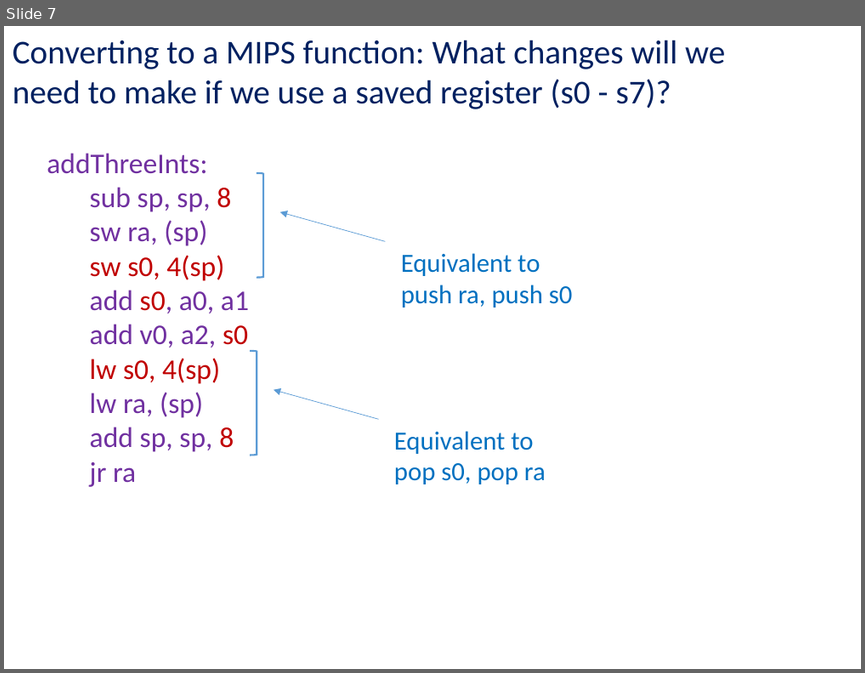
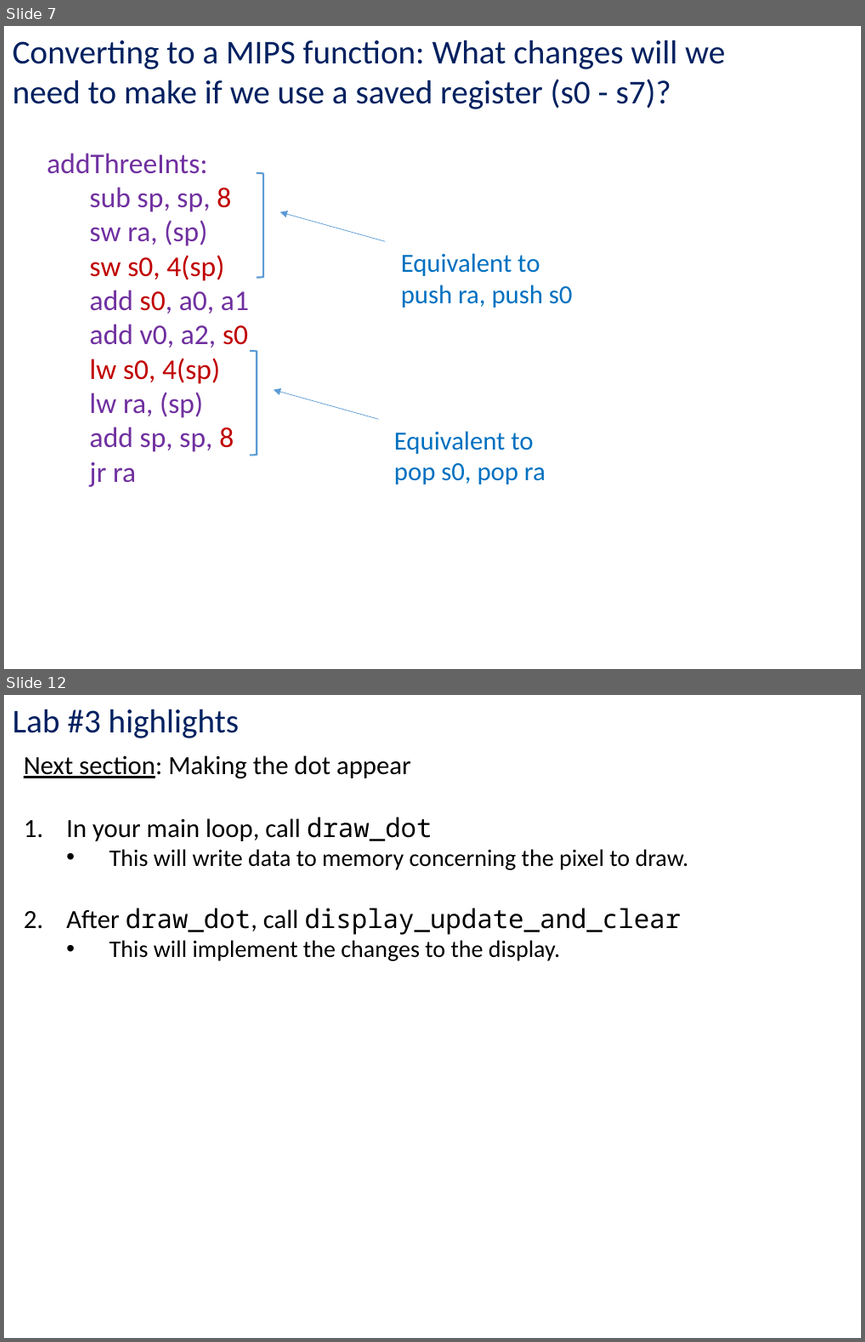
Before and after one commit to kc13/CS447JB, a slide deck: cs447jb_rec2_feb2_and_feb5.pptx. Shown one above the other, each under a label of ours: slide 7 before the commit, slides 7 and 12 after it; the slides between them are not shown. The pictures are 865x673 and 865x1342 pixels, drawn with LibreOffice and Linux fonts; fonts in the diff are those of the drawing. Boxes give left, top, right and bottom in pixels: in the first picture for what was removed or moved away, otherwise in the second. Text is boxed around its words. In the diff, an @@ line names an element or a change of style, - is before the commit and + after.

```diff
--- a/cs447jb_rec2_feb2_and_feb5.pptx
+++ b/cs447jb_rec2_feb2_and_feb5.pptx
@@ slide 12 added at (4, 695, 861, 1338), background #FFFFFF @@
@@ text added at (12, 709, 239, 738), 28 pt, text #002060 @@
+Lab #3 highlights
@@ text added at (24, 755, 689, 961), 22 pt, text #000000 @@
+Next section: Making the dot appear
+1. In your main loop, call draw_dot
+  • This will write data to memory concerning the pixel to draw.
+2. After draw_dot, call display_update_and_clear
+  • This will implement the changes to the display.
```
Also in this commit, not shown: 1 slide changed, 10 other slides added.
